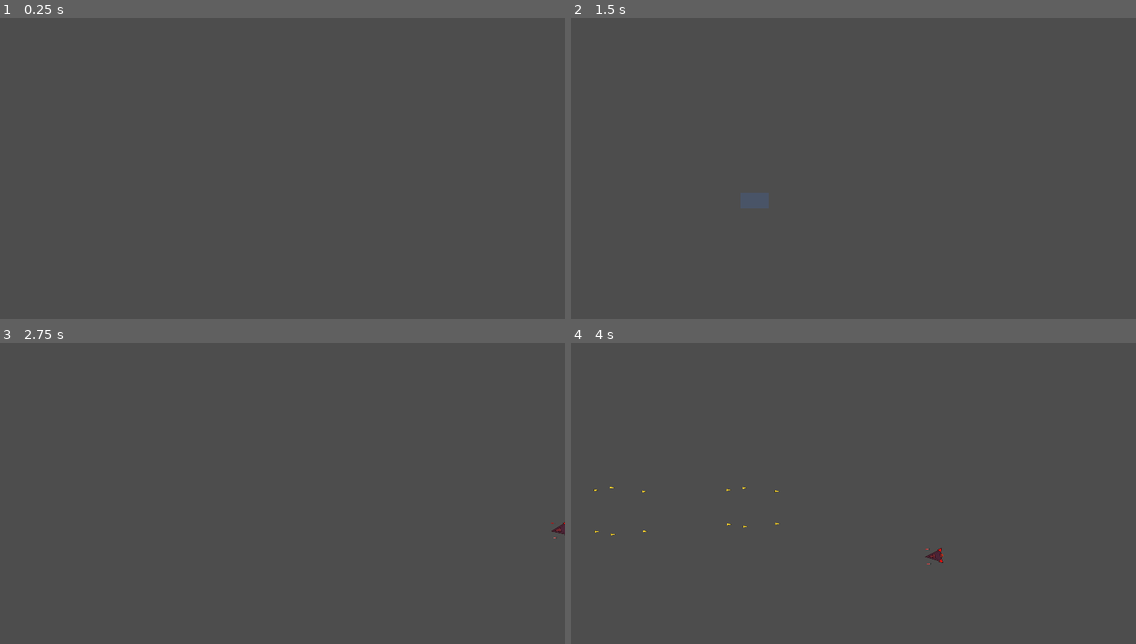
Above: before the commit, frames 1-4 (two rows, left to right).
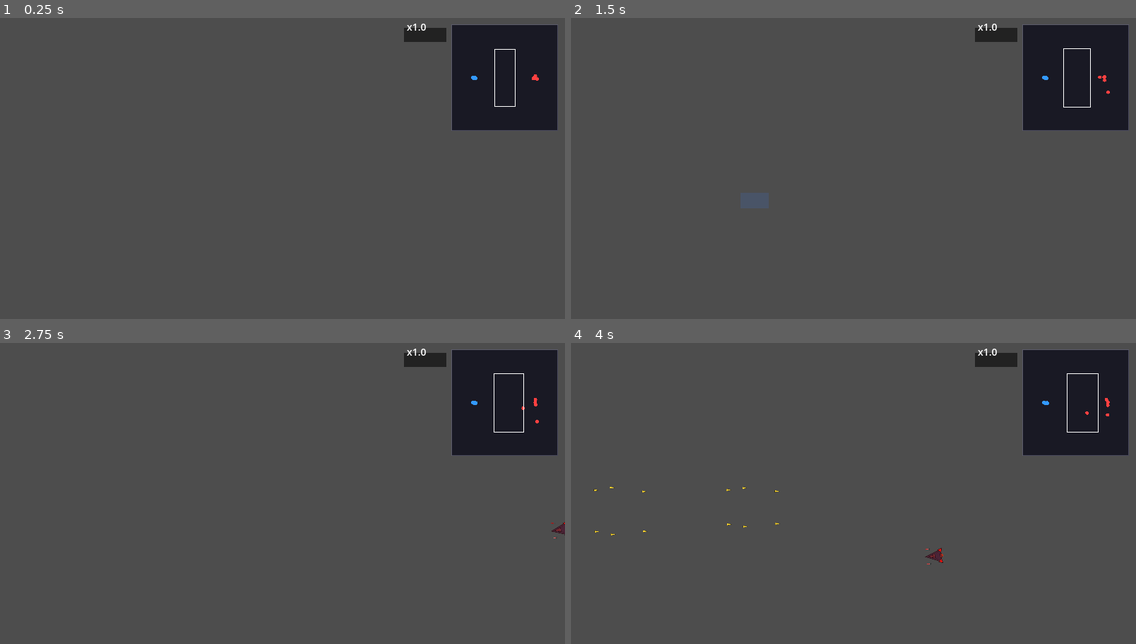
Above: after the commit, the same moments.

Repository: ZhanXuzhao/SpaceRTS
Game: Godot game, scene res://scenes/main.tscn
Two runs of this game, one before a commit and one after it. Both use one fixed random seed, a clock stepped at 60 frames per second and the inputs below.
Inputs (mouse positions are in pixels of both pictures, inside the frame that each line leads up to):
- Up to frame 1 (0.25 s): no input
- Up to frame 2 (1.5 s): tap Enter at 0.5 s; move the mouse to (977, 159) at 0.52 s; hold W 0.53-1.25 s; tap R at 0.6 s; click (977, 159) at 0.67 s; tap Space at 1.25 s; drag from (740, 192) to (825, 240) at 1.27 s
- Up to frame 3 (2.75 s): move the mouse to (339, 433) at 2.02 s; hold W from 2.03 s (still down); tap H at 2.1 s; click (339, 433) at 2.17 s
- Up to frame 4 (4 s): release W at 2.75 s; drag from (825, 565) to (684, 454) at 2.77 s; move the mouse to (1023, 550) at 3.52 s; hold A from 3.53 s (still down); tap G at 3.6 s; click (1023, 550) at 3.67 s

The runs differ from the first frame. In frame 1, 7.0% of the frame differs, in the area x 71-99%, y 1-38%; in frame 2, 7.0%; in frame 3, 7.0%; in frame 4, 7.0%.

Commit message:
fix: 小地图容器定位导致绘制坐标翻倍消失
- minimap.gd: _get_map_rect 改为返回本地坐标 (0,0)
  新增 _get_map_screen_pos 读取容器位置用于输入坐标转换
  _input/_move_camera_to_minimap 改用正确的屏幕空间 rect

Diff:
--- a/scripts/minimap.gd
+++ b/scripts/minimap.gd
@@ -23,12 +23,19 @@
 	return Vector2(150, 150)
 
 
+## 获取容器在屏幕上的位置（用于输入坐标转换）
+func _get_map_screen_pos() -> Vector2:
+	var p = get_parent()
+	return p.position if p is ColorRect else Vector2.ZERO
+
+
 func _input(event: InputEvent) -> void:
-	var map_rect = _get_map_rect()
+	var screen_pos = _get_map_screen_pos()
+	var screen_rect = Rect2(screen_pos, _get_map_size())
 
 	# 左键按下/拖拽小地图
 	if event is InputEventMouseButton and event.button_index == MOUSE_BUTTON_LEFT:
-		if map_rect.has_point(event.position):
+		if screen_rect.has_point(event.position):
 			if event.pressed:
 				_dragging_minimap = true
 				_move_camera_to_minimap(event.position)
@@ -43,15 +50,13 @@
 func _move_camera_to_minimap(screen_pos: Vector2) -> void:
 	if camera_ref == null:
 		return
-	var map_pos = _get_map_rect().position
+	var map_pos = _get_map_screen_pos()
 	var world_pos = _minimap_to_world(screen_pos, map_pos)
 	camera_ref.global_position = world_pos
 
 
 func _get_map_rect() -> Rect2:
-	var container = get_parent()
-	var map_pos = container.position if container is ColorRect else Vector2.ZERO
-	return Rect2(map_pos, _get_map_size())
+	return Rect2(Vector2.ZERO, _get_map_size())
 
 
 func _draw() -> void:
